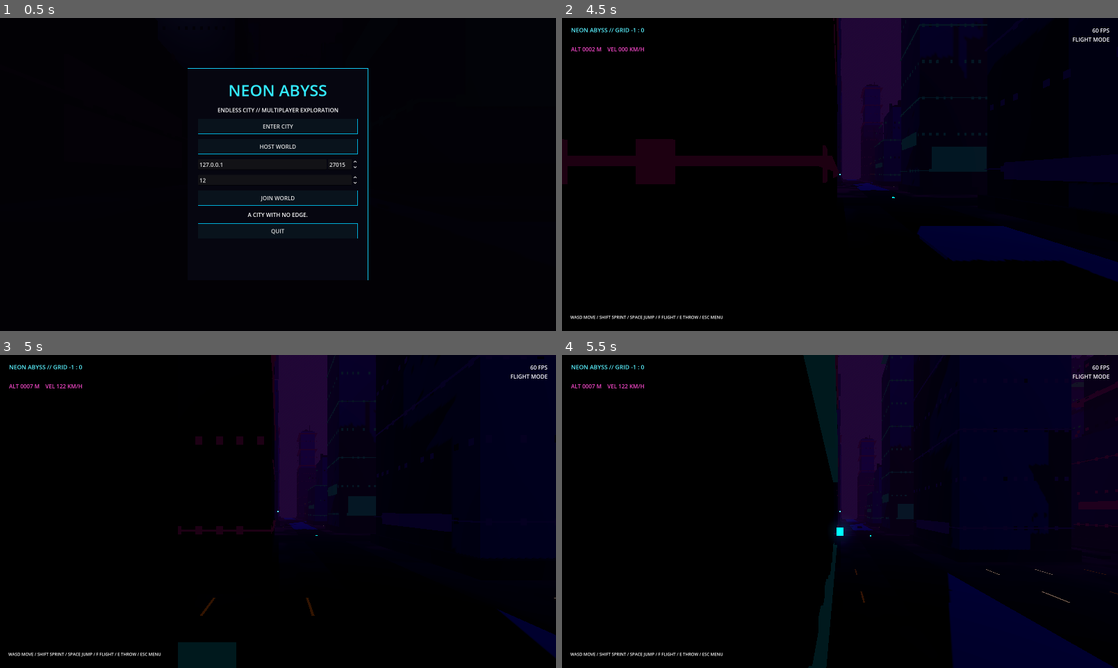
Above: before the commit, frames 1-4 (two rows, left to right).
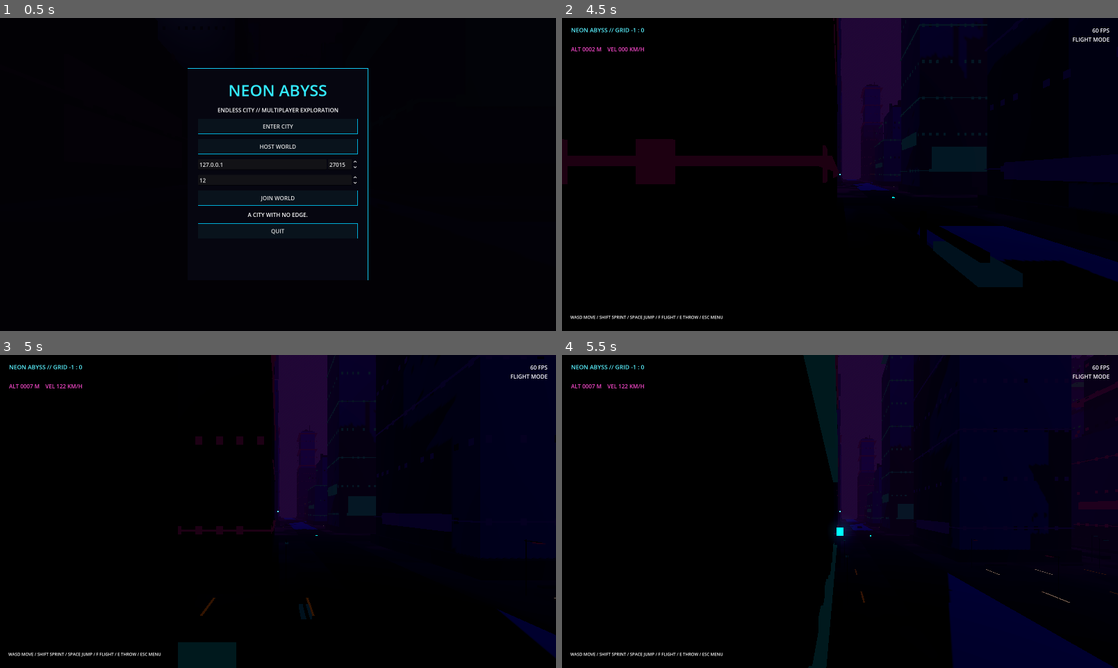
Above: after the commit, the same moments.

Repository: Liladizilla/neon-abyss
Game: Godot game, scene res://scenes/main.tscn
Same seed, same stepped clock (60 frames per second), same inputs: the game is played once before the commit and once after it.
Inputs (mouse positions are in pixels of both pictures, inside the frame that each line leads up to):
- Up to frame 1 (0.5 s): no input
- Up to frame 2 (4.5 s): click "ENTER CITY" at 0.5 s; tap Enter at 1.25 s; move the mouse to (834, 180) at 1.27 s; hold Shift (sprint) 1.28-2.03 s; hold W (move_forward) 1.28-3.53 s; tap Space (jump) at 1.52, 2.27, 3.77, 4.25 s; move the mouse to (878, 177) at 2.02 s; tap E (throw_prop) at 2.1 s; move the mouse to (795, 171) at 2.77 s; hold F (toggle_flight) 2.78-3.53 s; move the mouse to (845, 174) at 3.52 s; hold A (move_left) 3.53-4.28 s; tap Ctrl at 3.6 s; move the mouse to (817, 168) at 4.27 s; hold W (move_forward) from 4.28 s (still down); hold Shift (sprint) from 4.28 s (still down)
- Up to frame 3 (5 s): keep holding W (move_forward); keep holding Shift (sprint); tap Space (jump) at 4.52 s
- Up to frame 4 (5.5 s): keep holding W (move_forward); move the mouse to (867, 511) at 5.02 s; release Shift (sprint) at 5.03 s; tap E (throw_prop) at 5.1 s; tap Space (jump) at 5.27 s

Frame 1 is identical in both runs. In frame 2, 1.3% of the frame differs, in the area x 50-83%, y 50-86%; in frame 3, 0.1%; in frame 4, less than 0.1%.

Commit message:
feat: add instanced streetlights, illuminated lamps and raised curbs

Diff:
--- a/scripts/city_chunk.gd
+++ b/scripts/city_chunk.gd
@@ -55,6 +55,39 @@
     lm.emission_energy_multiplier=0.8
     marks.material_override=lm
     add_child(marks)
+    _street_furniture()
+func _street_furniture():
+    # Street furniture is instanced per district to keep draw calls bounded.
+    var poles:Array[Transform3D]=[]
+    var arms:Array[Transform3D]=[]
+    var emitters:Array[Transform3D]=[]
+    var emitter_colors:Array[Color]=[]
+    var curbs:Array[Transform3D]=[]
+    var curb_colors:Array[Color]=[]
+    var pole_color=Color(0.13,0.17,0.25)
+    for n in range(4):
+        var along=12.0+float(n)*24.0
+        for side in [-1.0,1.0]:
+            var px=size*0.5+side*7.2
+            poles.append(Transform3D(Basis.from_scale(Vector3(0.09,2.8,0.09)),Vector3(px,2.8,along)))
+            arms.append(Transform3D(Basis.from_scale(Vector3(1.25,0.08,0.08)),Vector3(px-side*0.52,5.45,along)))
+            emitters.append(Transform3D(Basis.from_scale(Vector3(0.68,0.1,0.32)),Vector3(px-side*0.95,5.35,along)))
+            emitter_colors.append(Color(0.08,0.75,1.0) if (n+int(side))%2==0 else Color(1.0,0.22,0.68))
+            poles.append(Transform3D(Basis.from_scale(Vector3(0.09,2.8,0.09)),Vector3(along,2.8,px)))
+            arms.append(Transform3D(Basis.from_scale(Vector3(0.08,0.08,1.25)),Vector3(along,5.45,px-side*0.52)))
+            emitters.append(Transform3D(Basis.from_scale(Vector3(0.32,0.1,0.68)),Vector3(along,5.35,px-side*0.95)))
+            emitter_colors.append(Color(0.08,0.75,1.0) if (n+int(side))%2==0 else Color(1.0,0.22,0.68))
+    for side in [-1.0,1.0]:
+        for n in range(5):
+            var along=18.0+float(n)*15.0
+            curbs.append(Transform3D(Basis.from_scale(Vector3(0.45,0.22,4.0)),Vector3(size*0.5+side*9.1,0.08,along)))
+            curb_colors.append(Color(0.22,0.25,0.34))
+            curbs.append(Transform3D(Basis.from_scale(Vector3(4.0,0.22,0.45)),Vector3(along,0.08,size*0.5+side*9.1)))
+            curb_colors.append(Color(0.22,0.25,0.34))
+    _instances("StreetLampPoles",poles,[],pole_color,false,CylinderMesh.new())
+    _instances("StreetLampArms",arms,[],pole_color,false)
+    _instances("StreetLampEmitters",emitters,emitter_colors,Color.WHITE,true)
+    _instances("RaisedCurbSegments",curbs,curb_colors,Color(0.16,0.18,0.24),false)
 func _build():
     var body_tx:Array[Transform3D]=[]
     var body_colors:Array[Color]=[]
